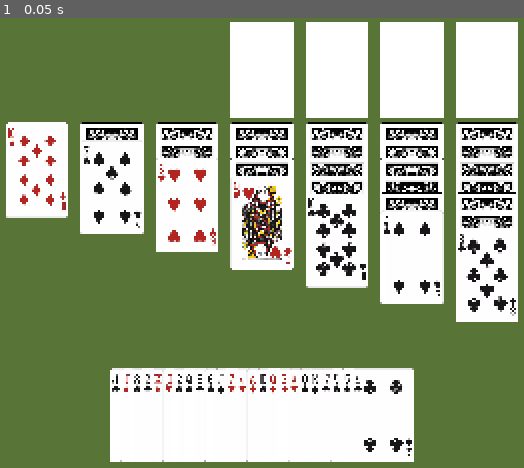
Above: before the commit, frame 1.
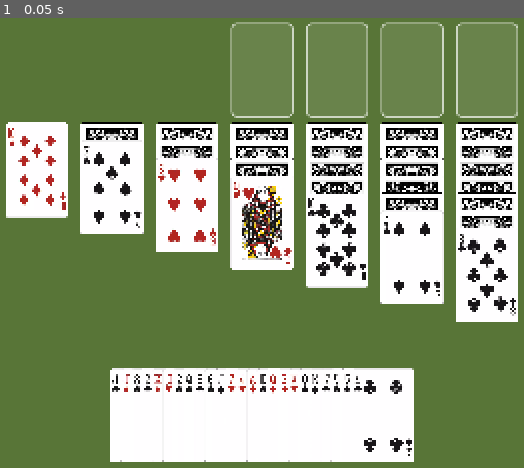
Above: after the commit, the same moment.

Repository: DiegoFernandez-DF/juego-de-cartas
Game: Godot game, scene res://scenes/Juego.tscn
The game is run twice, just before and just after one commit, with the same random seed, the same clock (stepped at 60 frames per second) and the same inputs. The project has no main scene, so this scene is started directly.
Inputs:
- Up to frame 1 (0.05 s): no input

The runs differ from the first frame. In frame 1, 10% of the frame differs, in the area x 43-99%, y 0-23%.

Commit message:
feat: implementacion de marco visual para una carta cuando una columna esta vacia y la posibilidad de colocar un rey en las mismas

Diff:
--- /dev/null
+++ b/scripts/Columna_visual.gd
@@ -0,0 +1,54 @@
+extends Control
+
+
+signal solicitar_movimiento(datos_arrastre: Dictionary, destino: Control)
+
+
+var zona: String = "tablero"
+var indice_columna: int = -1
+
+# Varias funciones de Juego.gd recorren los hijos de $Tablero buscando
+# nodos con "carta". Esta variable evita errores al encontrar esta zona.
+var carta: Carta = null
+
+# Las columnas empiezan llenas, asi que el marco empieza oculto.
+var marco_visible: bool = false:
+	set(valor):
+		marco_visible = valor
+		queue_redraw()
+
+# El dibujo de la carta es mas angosto que su recuadro (140), igual
+# que en las fundaciones (125). Este margen alinea el marco con la carta.
+const MARGEN_MARCO = 7.5
+
+
+func _draw() -> void:
+	if marco_visible:
+		Marco.dibujar(self, MARGEN_MARCO)
+
+func _can_drop_data(
+	_posicion: Vector2,
+	datos: Variant
+) -> bool:
+	if not datos is Dictionary:
+		return false
+
+	if not datos.has("cartas_movidas"):
+		return false
+
+	if not datos.has("nodos_movidos"):
+		return false
+
+	if datos["zona_origen"] != "mano" \
+	and datos["zona_origen"] != "tablero":
+		return false
+
+	if datos["zona_origen"] == "tablero":
+		if datos["indice_columna"] == indice_columna:
+			return false
+
+	return true
+
+
+func _drop_data(_posicion: Vector2, datos: Variant) -> void:
+	solicitar_movimiento.emit(datos, self)
--- a/scripts/Fundacion_visual.gd
+++ b/scripts/Fundacion_visual.gd
@@ -6,6 +6,15 @@
 
 var zona: String = "fundacion"
 var indice_fundacion: int = -1
+var marco_visible: bool = true:
+	set(valor):
+		marco_visible = valor
+		queue_redraw()
+
+
+func _draw() -> void:
+	if marco_visible:
+		Marco.dibujar(self)
 
 
 func _can_drop_data(
--- a/scripts/Juego.gd
+++ b/scripts/Juego.gd
@@ -28,7 +28,7 @@
 
 
 var partida: Partida
-
+var zonas_columnas: Array = []
 
 func _ready():
 	partida = Partida.new()
@@ -36,6 +36,7 @@
 
 	configurar_distribucion()
 
+	crear_zonas_columnas()
 	mostrar_tablero()
 	mostrar_mano()
 
@@ -78,6 +79,7 @@
 		fundacion.indice_fundacion = numero_fundacion
 		fundacion.mouse_filter = Control.MOUSE_FILTER_STOP
 		fundacion.solicitar_movimiento.connect(mover_a_fundacion)
+		fundacion.color = Color(0, 0, 0, 0)
 
 		fundacion.size = Vector2(
 			TAMANO_CARTA.x - 15,
@@ -136,6 +138,28 @@
 		posicion_x,
 		posicion_y
 	)
+
+
+func crear_zonas_columnas() -> void:
+	zonas_columnas.clear()
+
+	for numero_columna in range(partida.columnas.size()):
+		var zona_columna = preload(
+			"res://scripts/Columna_visual.gd"
+		).new()
+
+		zona_columna.indice_columna = numero_columna
+		zona_columna.mouse_filter = Control.MOUSE_FILTER_STOP
+		zona_columna.solicitar_movimiento.connect(mover_carta)
+
+		$Tablero.add_child(zona_columna)
+		zonas_columnas.append(zona_columna)
+
+		zona_columna.size = TAMANO_CARTA
+		zona_columna.position = Vector2(
+			numero_columna * SEPARACION_COLUMNAS,
+			0
+		)
 
 
 func mostrar_tablero() -> void:
@@ -216,19 +240,23 @@
 	var columna_destino = partida.columnas[indice_destino]
 
 	# Por ahora no se permiten movimientos hacia columnas vacías.
+	var carta_inicial: Carta = cartas_movidas[0]
+
 	if columna_destino.cartas.is_empty():
-		return
-
-	var carta_inicial: Carta = cartas_movidas[0]
-	var carta_destino: Carta = columna_destino.cartas.back()
-
-	# La primera carta debe colocarse sobre un valor inmediatamente superior.
-	if carta_destino.valor != carta_inicial.valor + 1:
-		return
-
-	# Los colores entre la secuencia y el destino deben alternarse.
-	if es_roja(carta_inicial) == es_roja(carta_destino):
-		return
+		# Una columna vacia solo admite un Rey o una secuencia que
+		# empiece con un Rey.
+		if carta_inicial.valor != 13:
+			return
+	else:
+		var carta_destino: Carta = columna_destino.cartas.back()
+
+		# La primera carta debe colocarse sobre un valor inmediatamente superior.
+		if carta_destino.valor != carta_inicial.valor + 1:
+			return
+
+		# Los colores entre la secuencia y el destino deben alternarse.
+		if es_roja(carta_inicial) == es_roja(carta_destino):
+			return
 
 	# Comprobar que toda la secuencia respete las reglas de Klondike.
 	for i in range(1, cartas_movidas.size()):
@@ -339,6 +367,7 @@
 		return
 
 	fundacion.agregar_carta(carta)
+	destino.marco_visible = false
 
 	# La carta visual pasa a la fundacion de destino.
 	var nodo: Control = nodos_movidos[0]
@@ -419,6 +448,9 @@
 					nodo.visible = true
 					break
 
+	# Mostrar el marco solo en las columnas que quedaron vacias.
+	for i in range(zonas_columnas.size()):
+		zonas_columnas[i].marco_visible = partida.columnas[i].cartas.is_empty()
 
 func obtener_carta_seleccionada(
 	columna: Columna,
--- /dev/null
+++ b/scripts/Marco.gd
@@ -0,0 +1,19 @@
+class_name Marco
+
+
+# Dibuja el recuadro que marca un lugar donde se puede colocar una carta.
+# Debe llamarse desde el _draw() del nodo que lo muestra.
+static func dibujar(nodo: Control, margen_horizontal: float = 0.0) -> void:
+	var estilo := StyleBoxFlat.new()
+	estilo.bg_color = Color(1, 1, 1, 0.10)
+	estilo.border_color = Color(1, 1, 1, 0.70)
+	estilo.set_border_width_all(3)
+	estilo.set_corner_radius_all(10)
+
+	nodo.draw_style_box(
+		estilo,
+		Rect2(
+			Vector2(margen_horizontal, 0),
+			Vector2(nodo.size.x - 2.0 * margen_horizontal, nodo.size.y)
+		)
+	)
Not shown, added: scripts/Columna_visual.gd.uid
Not shown, added: scripts/Marco.gd.uid
